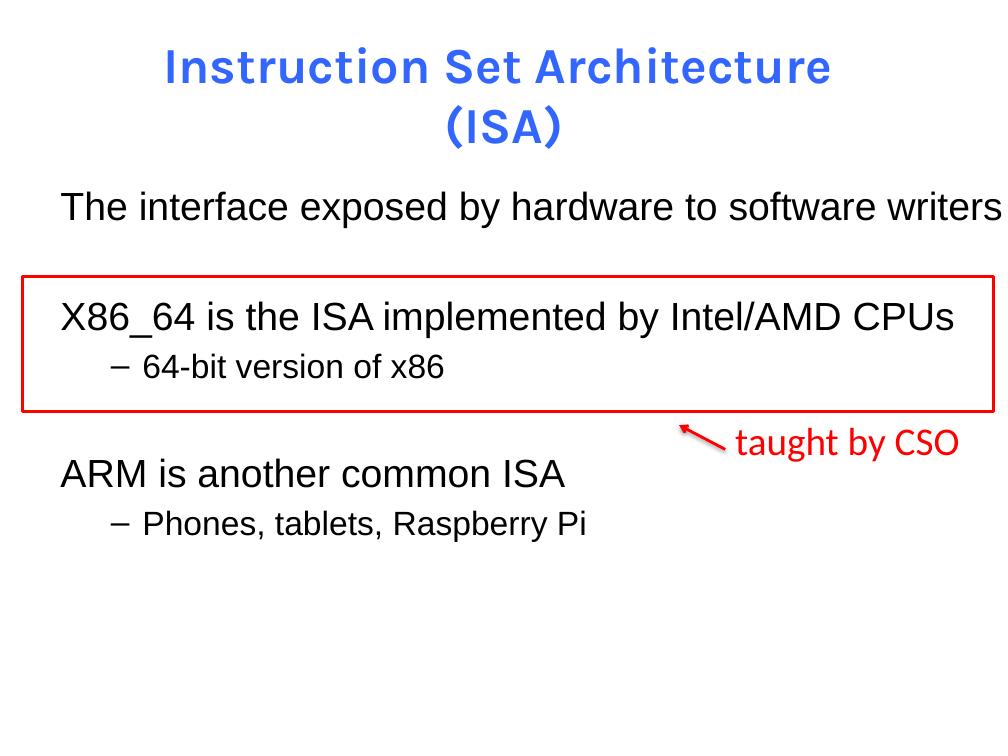
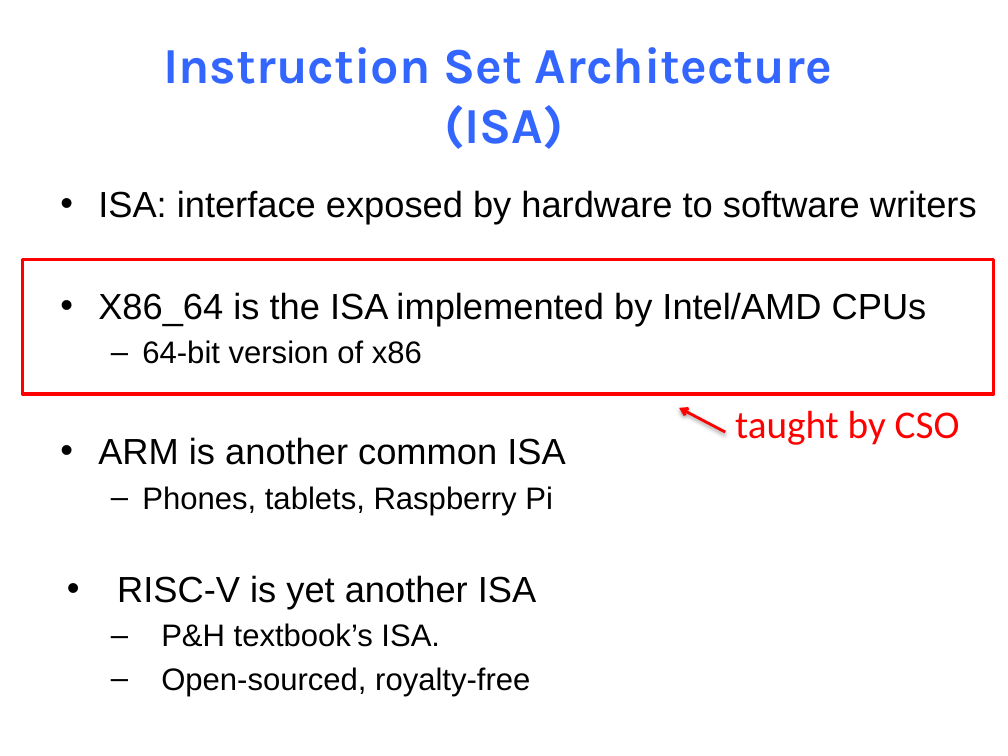
Before and after one commit to NYU-CSO/nyu-cso.github.io, a slide deck: slide 21 of notes/07-Machine_Basic.pptx (slide 22 before the commit). Drawn at 1008x756 pixels with LibreOffice and Linux fonts; fonts in the diff are those of the drawing. Boxes give left, top, right and bottom in pixels: in the first picture for what was removed or moved away, otherwise in the second. Text is boxed around its words. In the diff, an @@ line names an element or a change of style, - is before the commit and + after.

```diff
--- a/notes/07-Machine_Basic.pptx
+++ b/notes/07-Machine_Basic.pptx
@@ text at (98,190,977,224): text changed; size 28 to 25.9 pt @@
-The interface exposed by hardware to software writers
+• ISA: interface exposed by hardware to software writers
@@ text at (98,292,927,515): size 28 to 25.9 pt in "X86_64 is the ISA implemented by Intel/AMD ...", "ARM is another common ISA"; size 24 to 22.2 pt in "64-bit version of x86", "Phones, tablets, Raspberry Pi"; bullet none to • @@
@@ 1 text, 1 rectangle, 1 arrow: place and size @@
-1 text, 1 rectangle, 1 arrow at (22,276,994,462)
+1 text, 1 rectangle, 1 arrow at (22,259,994,445)
@@ text at (117,575,536,696): paragraphs added @@
+• RISC-V is yet another ISA
+  – P&H textbook’s ISA.
+  – Open-sourced, royalty-free
```
Also in this commit, not shown: 17 other slides changed, 3 slides added, 9 slides removed, 1 other file.
